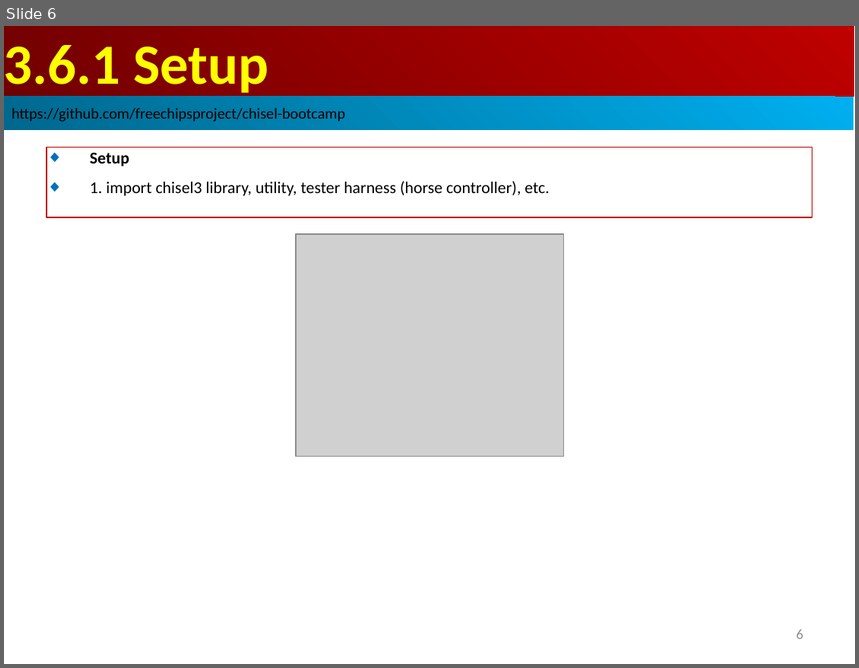
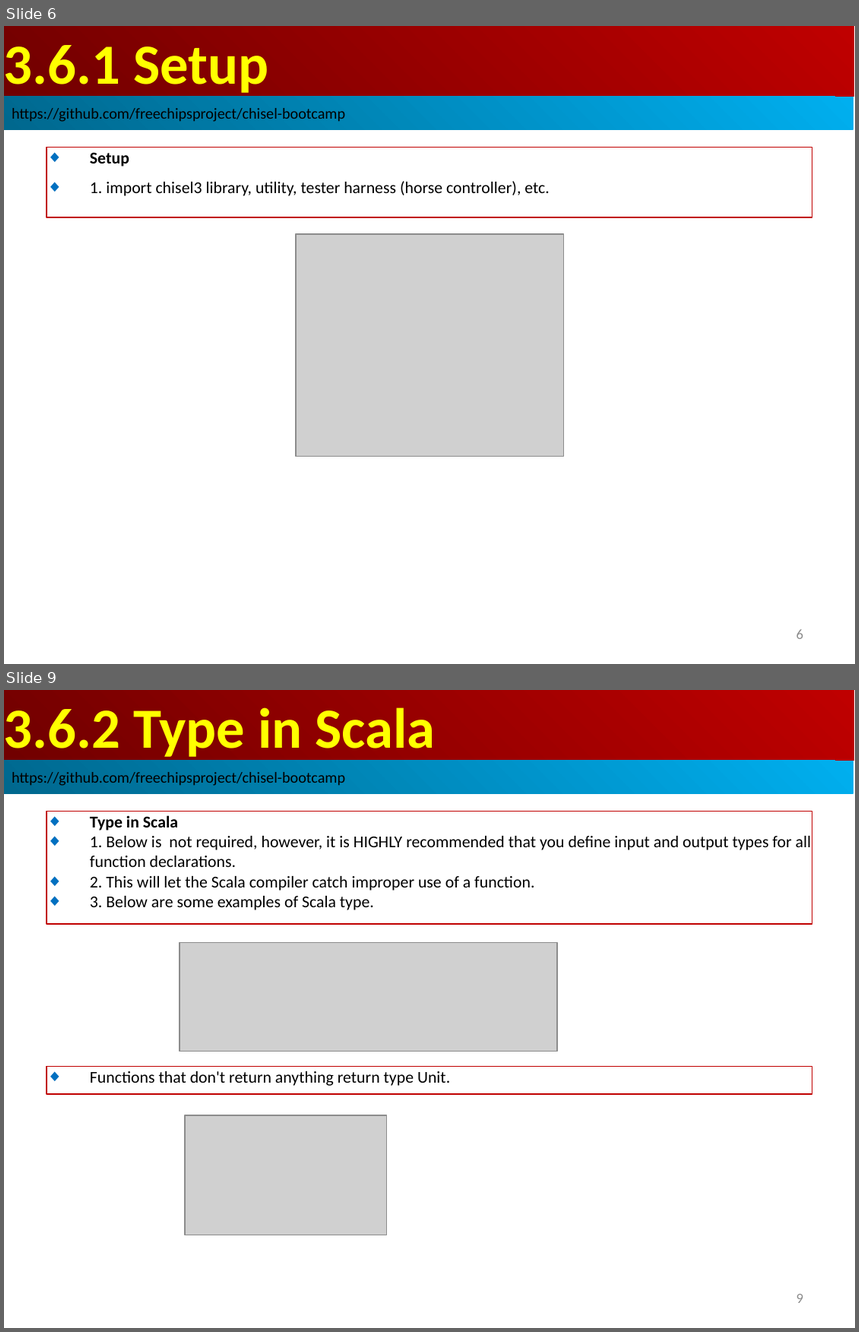
Before and after one commit to peterhchen/AIU_CS800_Chisel, a slide deck: 300_UCB_BC/003.6_Type/000_Video/003.6_Type.ppt. Shown one above the other, each under a label of ours: slide 6 before the commit, slides 6 and 9 after it; the slides between them are not shown. The pictures are 859x668 and 859x1332 pixels, drawn with LibreOffice and Linux fonts; fonts in the diff are those of the drawing; grey boxes stand for pictures. Boxes give left, top, right and bottom in pixels: in the first picture for what was removed or moved away, otherwise in the second. Text is boxed around its words. In the diff, an @@ line names an element or a change of style, - is before the commit and + after.

```diff
--- a/300_UCB_BC/003.6_Type/000_Video/003.6_Type.ppt
+++ b/300_UCB_BC/003.6_Type/000_Video/003.6_Type.ppt
@@ slide 9 added at (x1=4, y1=690, x2=855, y2=1328), background #FFFFFF @@
@@ rectangle added at (x1=4, y1=690, x2=854, y2=761), fill gradient #BF0000 to #710000, 48 pt, text #FFFF00, bold @@
+3.6.2 Type in Scala
@@ rectangle added at (x1=4, y1=761, x2=854, y2=794), fill gradient #00AFEF to #00688E, 13 pt, text #000000 @@
+https://github.com/freechipsproject/chisel-bootcamp
@@ rectangle added at (x1=47, y1=811, x2=813, y2=924), outline #C00000 0.74 pt, 14 pt, text #000000 @@
+◆ Type in Scala
+◆ 1. Below is not required, however, it is HIGHLY recommended that you define input and output types for all function declarations.
+◆ 2. This will let the Scala compiler catch improper use of a function.
+◆ 3. Below are some examples of Scala type.
@@ picture added at (x1=180, y1=943, x2=557, y2=1052) @@
@@ rectangle added at (x1=47, y1=1066, x2=813, y2=1094), outline #C00000 0.74 pt, 14 pt, text #000000 @@
+◆ Functions that don't return anything return type Unit.
@@ picture added at (x1=186, y1=1116, x2=387, y2=1236) @@
@@ page number added at (x1=797, y1=1294, x2=804, y2=1303), 12 pt, text #8B8B8B @@
+9
```
Also in this commit, not shown: 25 other slides added.
